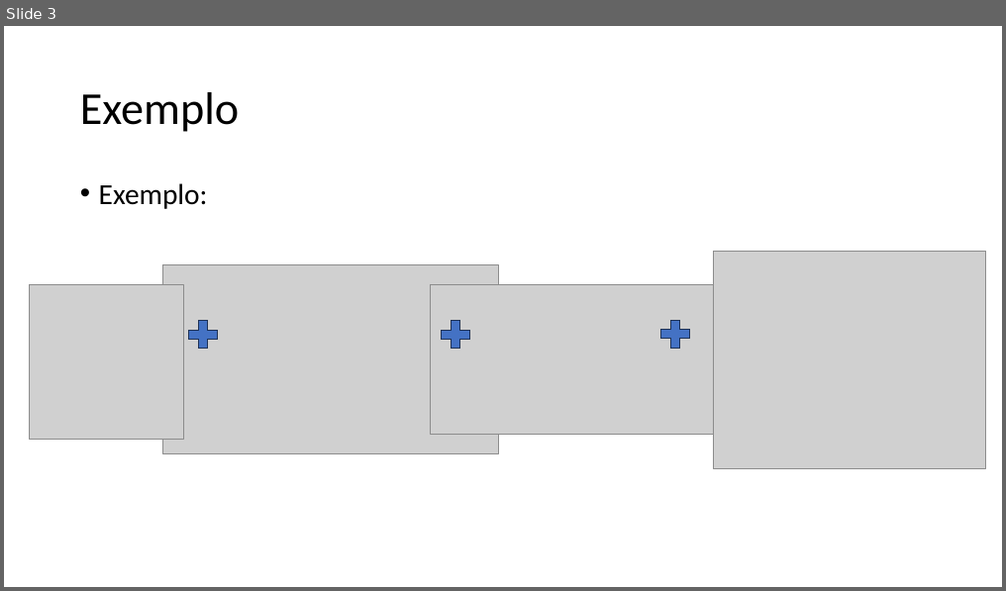
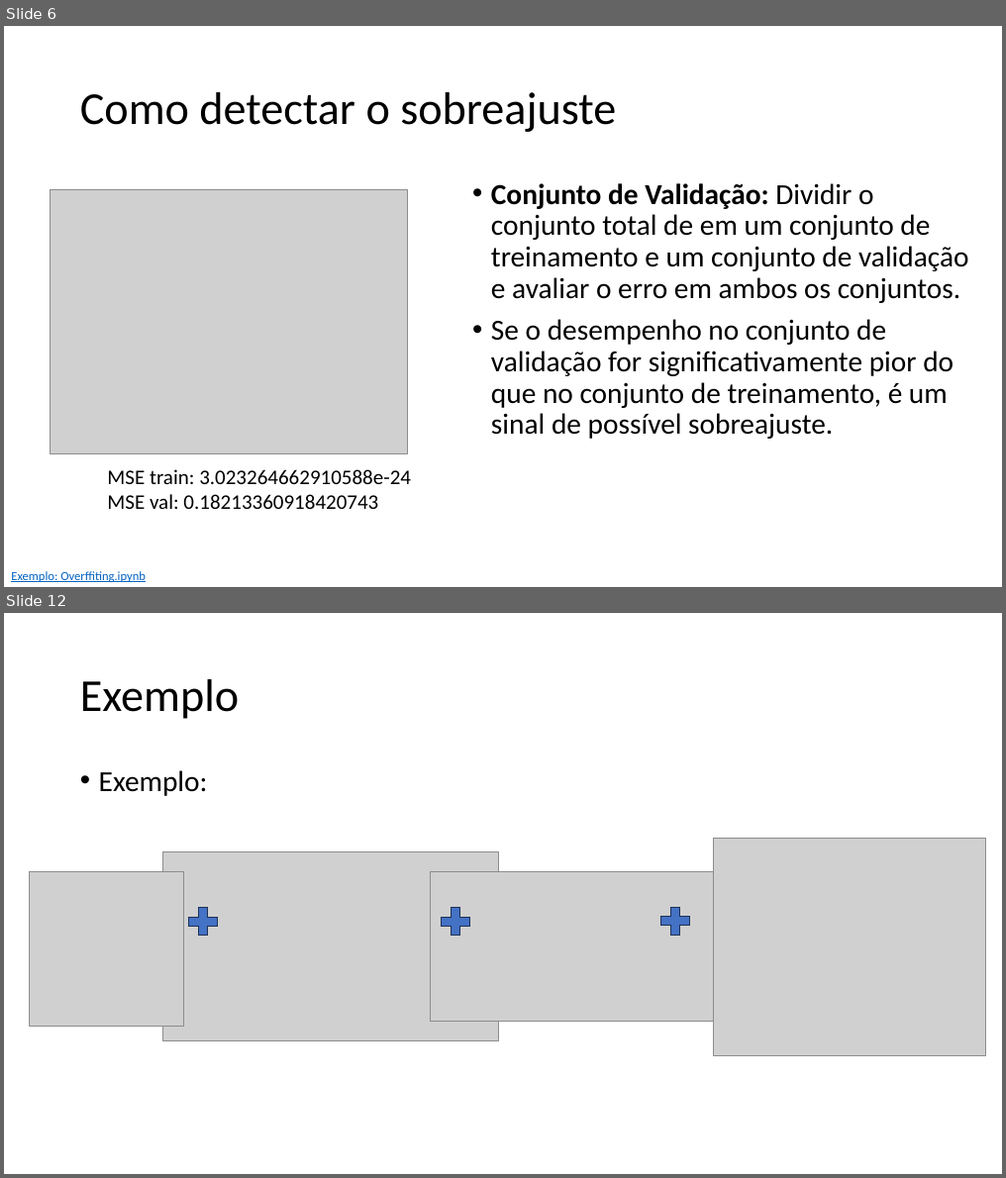
Before and after one commit to zz4fap/tp557-iot-ml, a slide deck: slides/TP557_13.pptx. Shown one above the other, each under a label of ours: slide 3 before the commit, slides 6 and 12 after it; the slides between them are not shown. The pictures are 1006x591 and 1006x1178 pixels, drawn with LibreOffice and Linux fonts; fonts in the diff are those of the drawing; grey boxes stand for pictures. Boxes give left, top, right and bottom in pixels: in the first picture for what was removed or moved away, otherwise in the second. Text is boxed around its words. In the diff, an @@ line names an element or a change of style, - is before the commit and + after.

```diff
--- a/slides/TP557_13.pptx
+++ b/slides/TP557_13.pptx
@@ slide 6 added at <box>4,26,1002,587</box>, background #FFFFFF @@
@@ title added at <box>80,92,616,132</box>, 44 pt, text #000000 @@
+Como detectar o sobreajuste
@@ picture added at <box>51,190,408,455</box> @@
@@ text added at <box>491,183,969,439</box>, 28 pt, text #000000 @@
+• Conjunto de Validação: Dividir o conjunto total de em um conjunto de treinamento e um conjunto de validação e avaliar o erro em ambos os conjuntos.
+• Se o desempenho no conjunto de validação for significativamente pior do que no conjunto de treinamento, é um sinal de possível sobreajuste.
@@ text added at <box>107,470,411,509</box>, 20 pt, text #000000 @@
+MSE train: 3.023264662910588e-24
+MSE val: 0.18213360918420743
@@ text added at <box>11,571,146,582</box>, 12 pt, text #0563C1, underline @@
+Exemplo: Overffiting.ipynb
@@ what was slide 3 is now slide 12 @@
```
Also in this commit, not shown: 3 slides changed, 8 other slides added, 3 other files.
